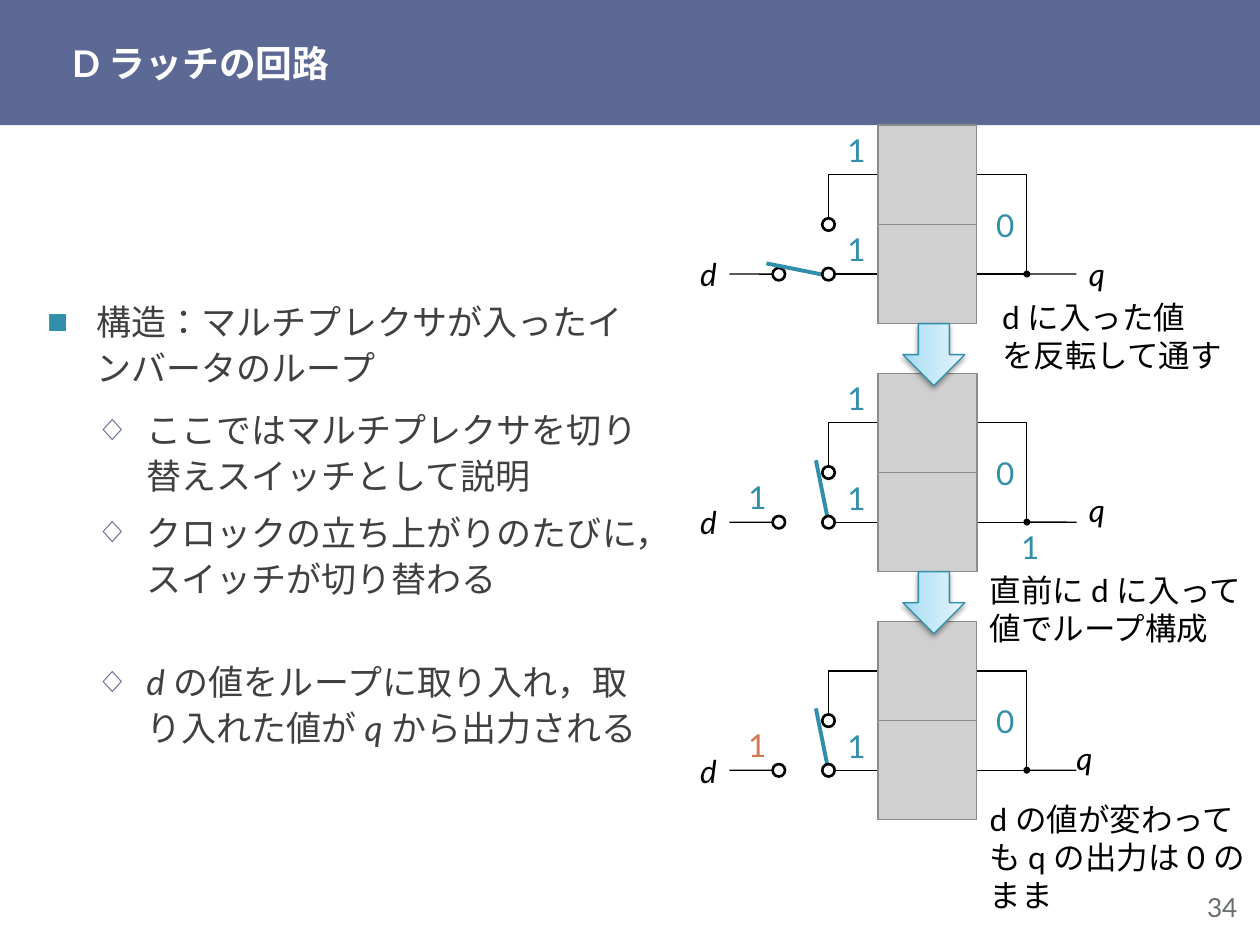
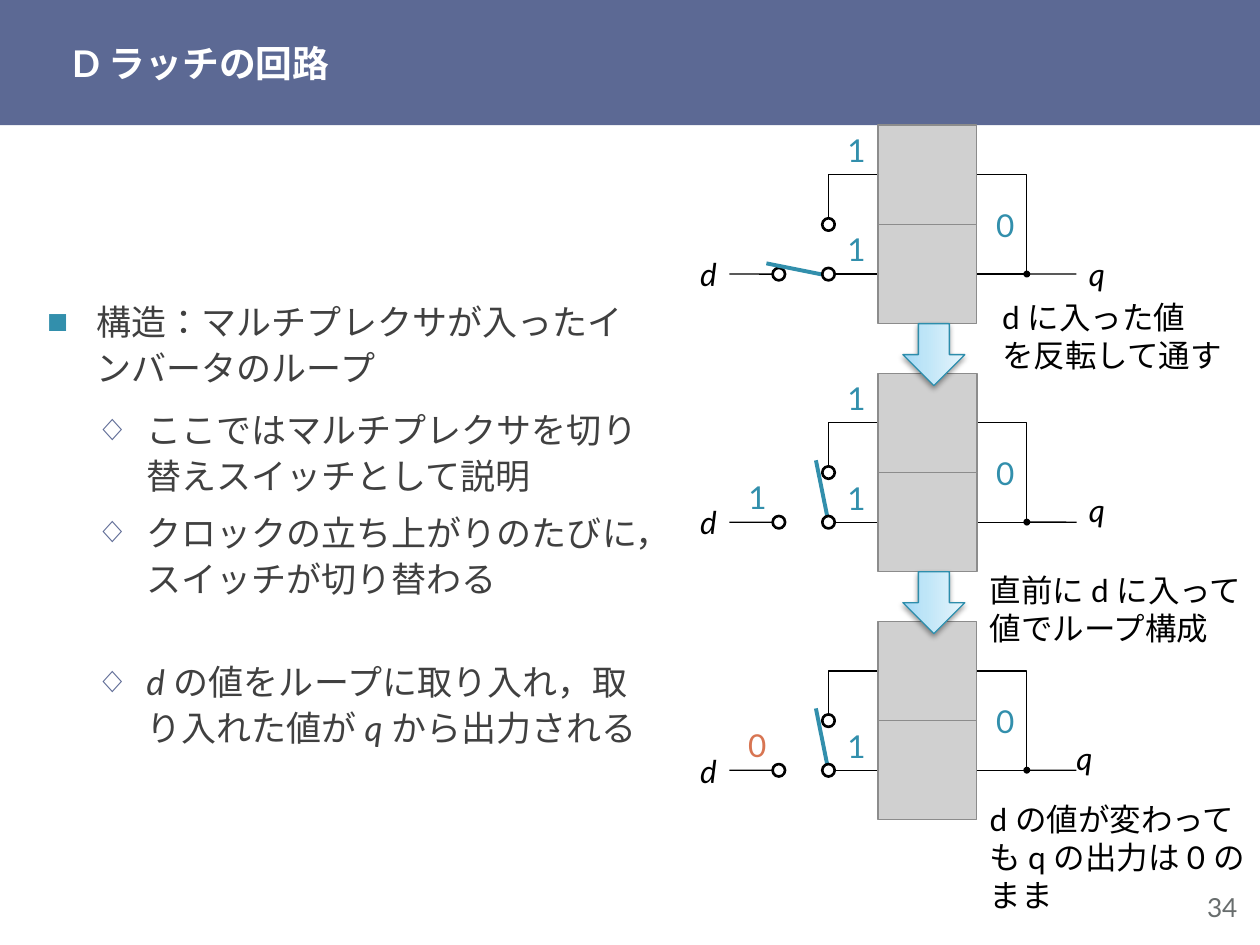
Before and after one commit to shioyadan/otya-computer-architecture-i, a slide deck: slide 34 of cai-shioya-06.pptx. Drawn at 1260x945 pixels with LibreOffice and Linux fonts; fonts in the diff are those of the drawing; grey boxes stand for pictures. Boxes give left, top, right and bottom in pixels: in the first picture for what was removed or moved away, otherwise in the second. Text is boxed around its words. In the diff, an @@ line names an element or a change of style, - is before the commit and + after.

Commit message:
第６回のミスを修正

```diff
--- a/cai-shioya-06.pptx
+++ b/cai-shioya-06.pptx
@@ text removed at box(1021, 536, 1039, 559) @@
-1
@@ text at box(748, 734, 766, 757): text changed @@
-1
+0
```
